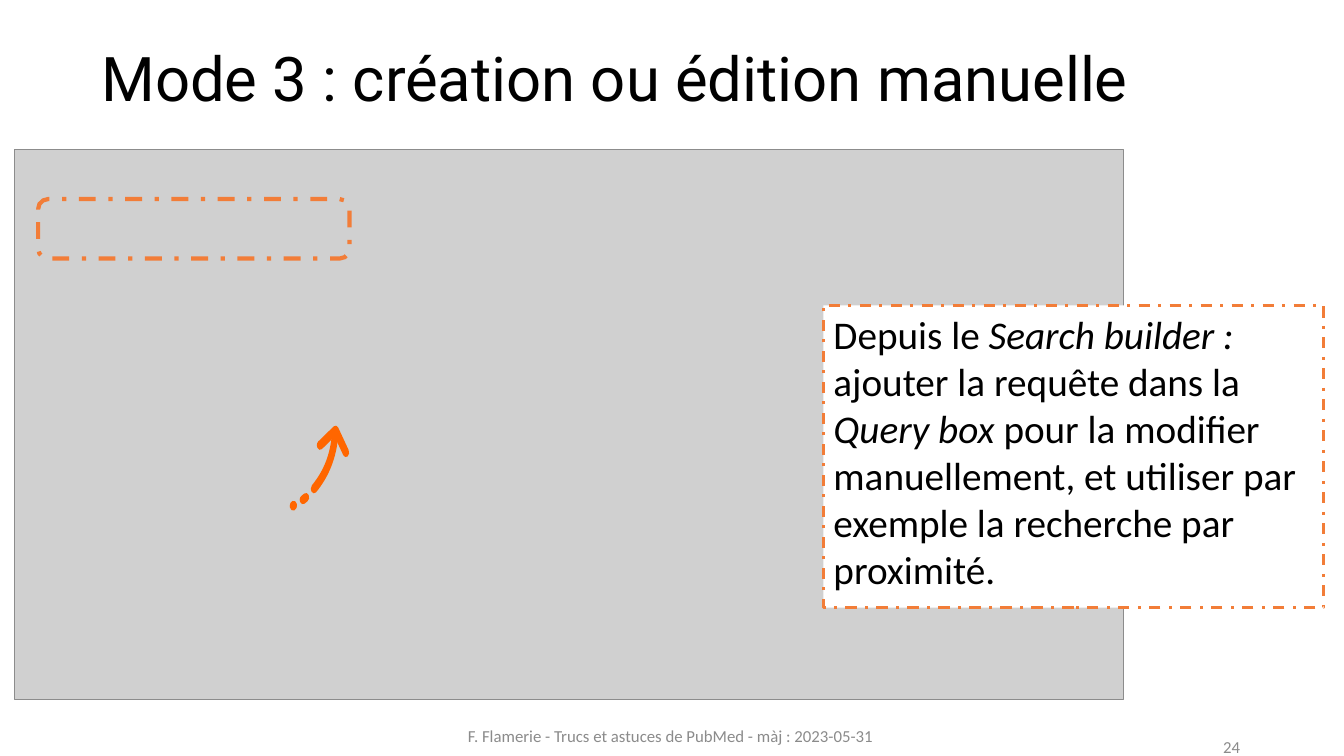
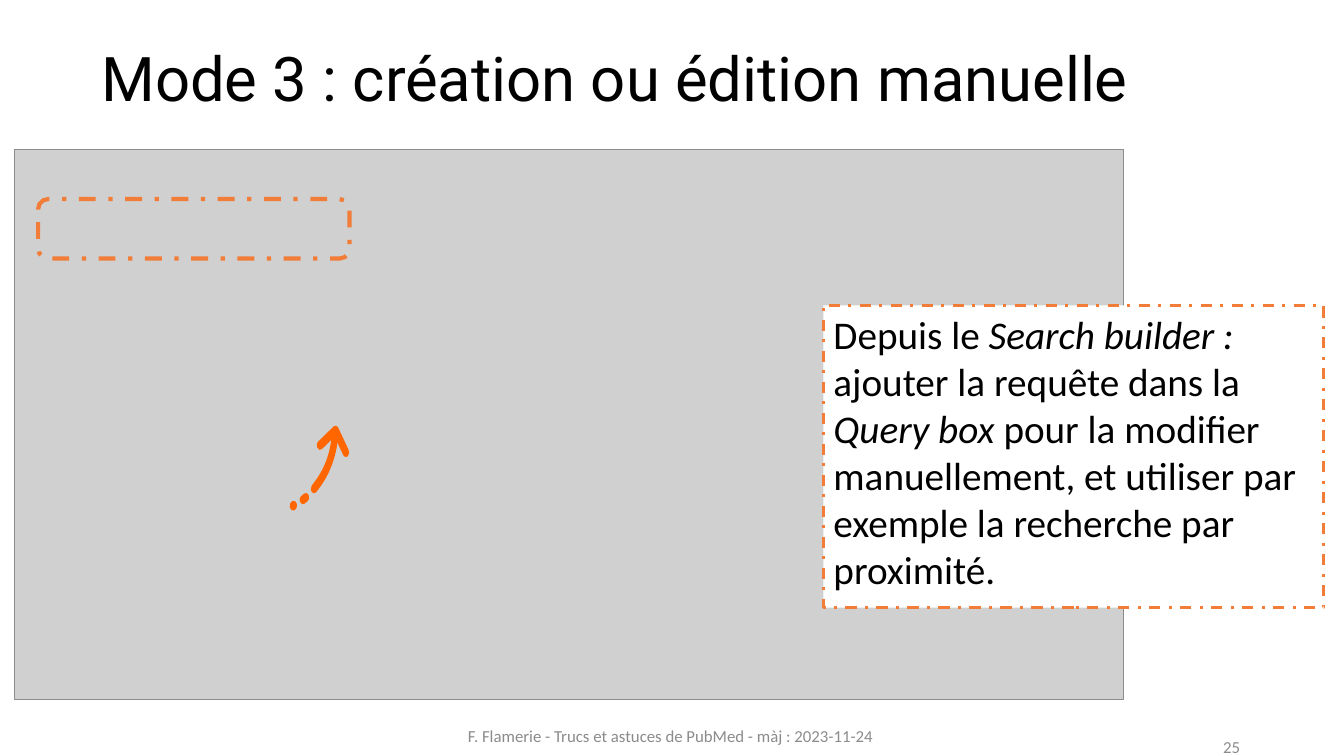
Before and after one commit to fflamerie/formbiblio, a slide deck: slide 25 of docs/module1-2_pubmed.pptx (slide 24 before the commit). Drawn at 1344x756 pixels with LibreOffice and Linux fonts; fonts in the diff are those of the drawing; grey boxes stand for pictures. Boxes give left, top, right and bottom in pixels: in the first picture for what was removed or moved away, otherwise in the second. Text is boxed around its words. In the diff, an @@ line names an element or a change of style, - is before the commit and + after.

```diff
--- a/docs/module1-2_pubmed.pptx
+++ b/docs/module1-2_pubmed.pptx
@@ text at bbox=[468, 730, 872, 745]: text changed @@
-F. Flamerie - Trucs et astuces de PubMed - màj : 2023-05-31
+F. Flamerie - Trucs et astuces de PubMed - màj : 2023-11-24
@@ page number at bbox=[1223, 742, 1240, 753]: text changed @@
-24
+25
```
Also in this commit, not shown: 37 other slides changed, 1 slide added, 1 other file.
